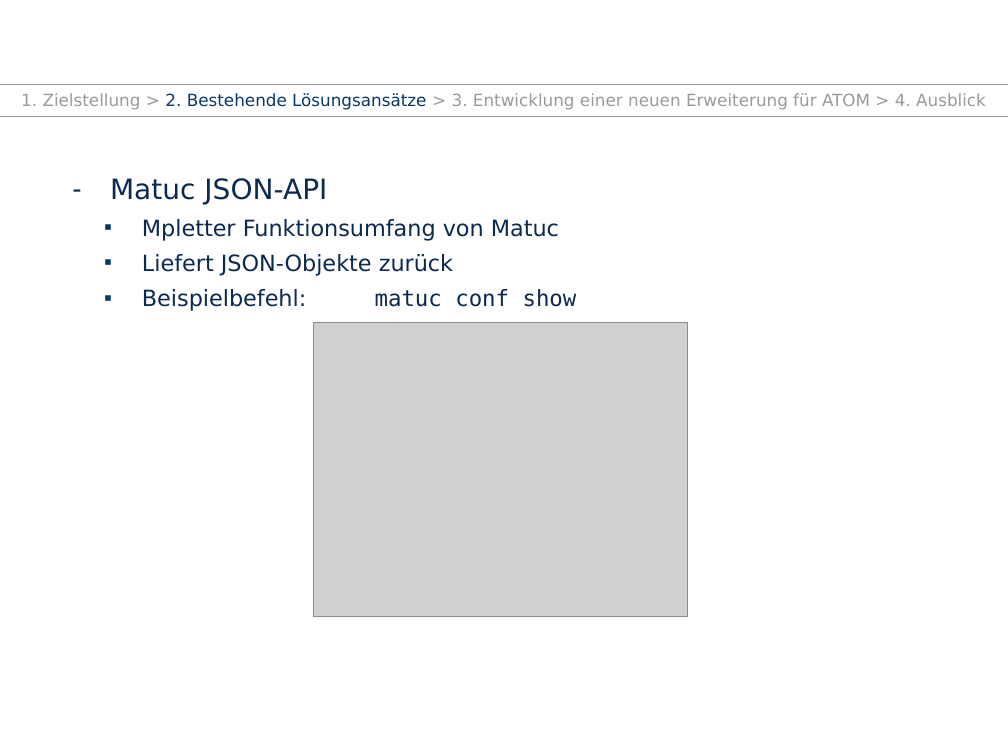
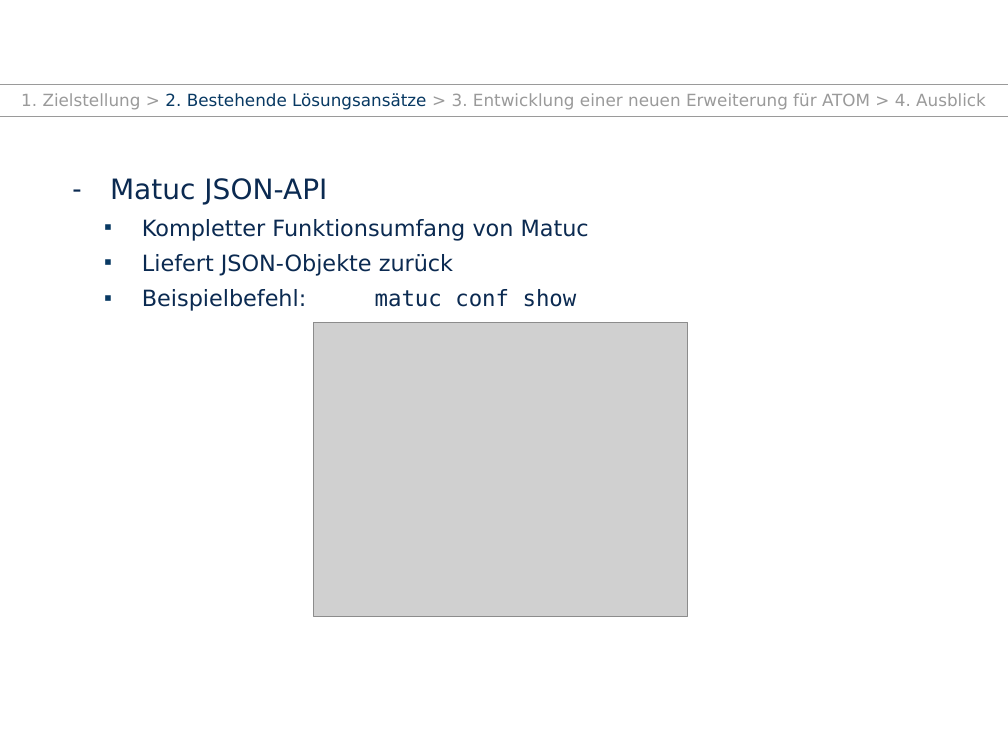
Before and after one commit to TUD-INF-IAI-MCI/agsbs_atom_package, a slide deck: slide 7 of presentation.pptx. Drawn at 1008x756 pixels with LibreOffice and Linux fonts; fonts in the diff are those of the drawing; grey boxes stand for pictures; background and template pictures are left out. Boxes give left, top, right and bottom in pixels: in the first picture for what was removed or moved away, otherwise in the second. Text is boxed around its words. In the diff, an @@ line names an element or a change of style, - is before the commit and + after.

```diff
--- a/presentation.pptx
+++ b/presentation.pptx
@@ text at (142, 219, 589, 241): text changed @@
-      ▪ Mpletter Funktionsumfang von Matuc
+      ▪ Kompletter Funktionsumfang von Matuc
```
Also in this commit, not shown: 5 other slides changed, 4 slides added, 1 other file.
